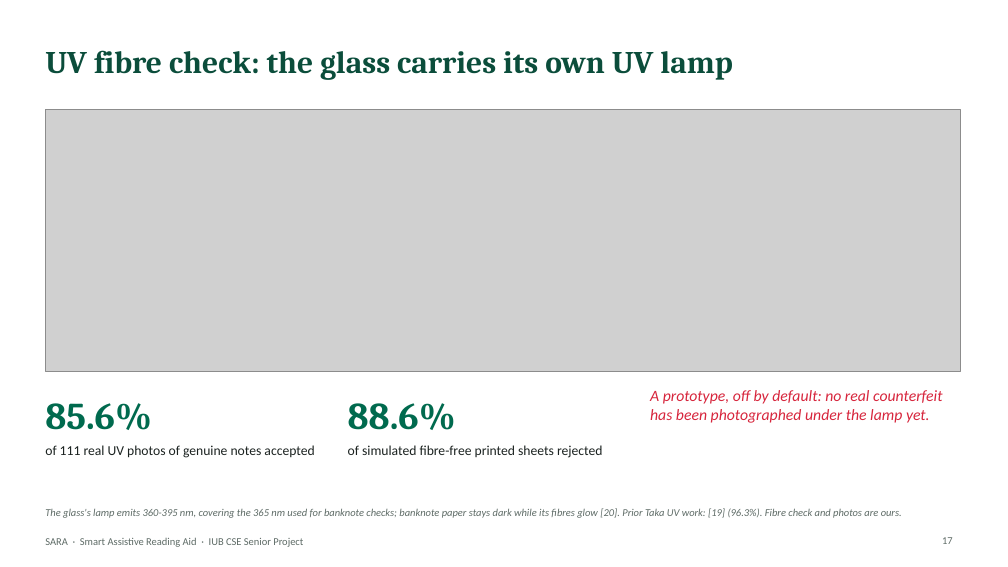
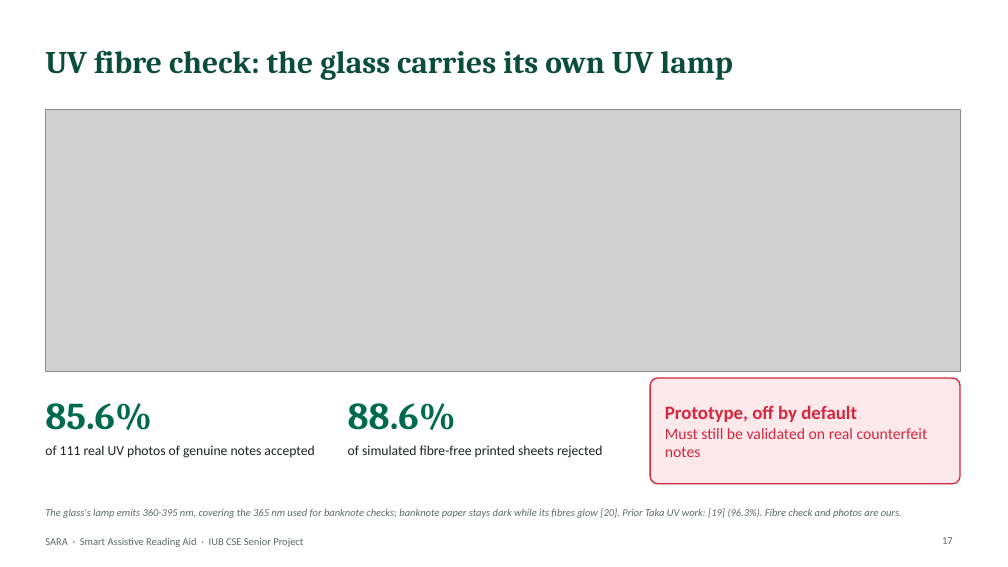
Before and after one commit to aflam330/Senior_project_wearable_glass_for_blind_people_using_ocr_and_ylo, a slide deck: slide 17 of Thesis Report and paper/thesis report/slides/SARA_Presentation.pptx. Drawn at 1008x567 pixels with LibreOffice and Linux fonts; fonts in the diff are those of the drawing; grey boxes stand for pictures. Boxes give left, top, right and bottom in pixels: in the first picture for what was removed or moved away, otherwise in the second. Text is boxed around its words. In the diff, an @@ line names an element or a change of style, - is before the commit and + after.

```diff
--- a/Thesis Report and paper/thesis report/slides/SARA_Presentation.pptx
+++ b/Thesis Report and paper/thesis report/slides/SARA_Presentation.pptx
@@ rounded rectangle "Prototype, off by default": place and size @@
-rounded rectangle "Prototype, off by default" at [650, 390, 942, 423]
+rounded rectangle "Prototype, off by default" at [650, 378, 960, 484]
@@ rounded rectangle "Prototype, off by default" at [650, 378, 960, 484]: vertical alignment top to middle; fill none to #FBE9EB; outline none to #D7263D 1.25 pt @@
@@ text in rounded rectangle at [665, 405, 928, 457]: text changed; italic off @@
-A prototype, off by default: no real counterfeit has been photographed under the lamp yet.
+Prototype, off by default
+Must still be validated on real counterfeit notes
```
Also in this commit, not shown: 15 other slides changed, 5 slides added, 4 slides removed, 17 other files.
